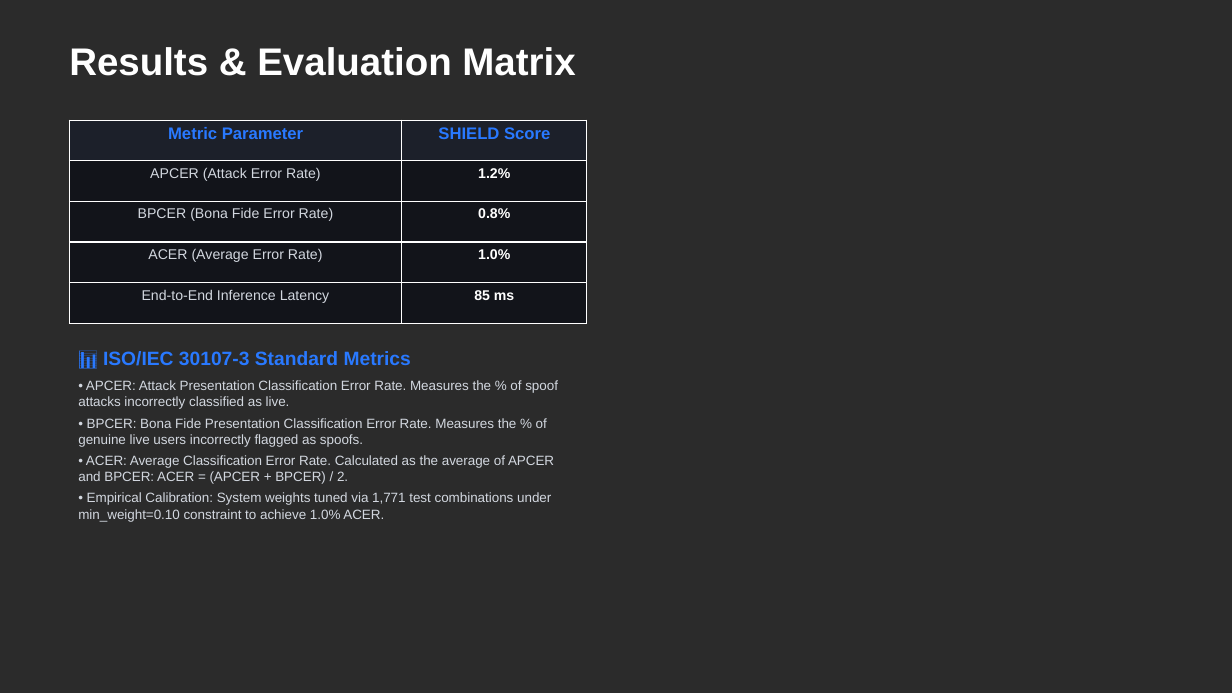
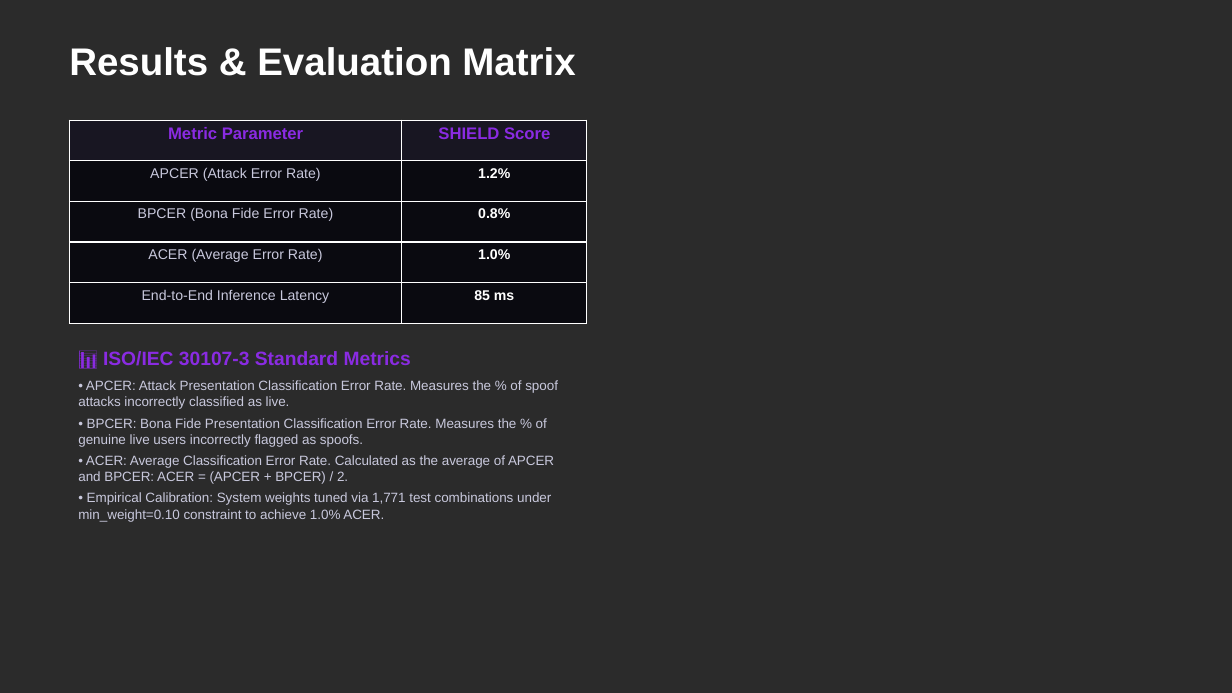
Before and after one commit to sthavirpunwatkar/SHIELD-Secure-Human-Identity-Liveness-Evaluation-Detection, a slide deck: slide 5 of reports/cdac_project_review.pptx. Drawn at 1232x693 pixels with LibreOffice and Linux fonts; fonts in the diff are those of the drawing; background and template pictures are left out; a plain dark background stands for a picture behind light text. Boxes give left, top, right and bottom in pixels: in the first picture for what was removed or moved away, otherwise in the second. Text is boxed around its words. In the diff, an @@ line names an element or a change of style, - is before the commit and + after.

```diff
--- a/reports/cdac_project_review.pptx
+++ b/reports/cdac_project_review.pptx
@@ table at (69,120,587,323) @@
@@ fill #1C202A to #181622 in row 1 @@
@@ fill #12141A to #0A0A10 in 8 cells @@
@@ text colour #2979FF to #8A2BE2 in "Metric Parameter", "SHIELD Score" @@
@@ text colour #D2D7DF to #C8C8DC in "APCER (Attack Error Rate)", "BPCER (Bona Fide Error Rate)", "ACER (Average Error Rate)", "End-to-End Inference Latency" @@
@@ text "📊 ISO/IEC 30107-3 Standard Metrics" at (78,351,558,522): text colour #2979FF to #8A2BE2 in "📊 ISO/IEC 30107-3 Standard Metrics"; text colour #D2D7DF to #C8C8DC @@
```
Also in this commit, not shown: 5 other slides changed, 1 slide added, 1 slide removed, 4 other files.
